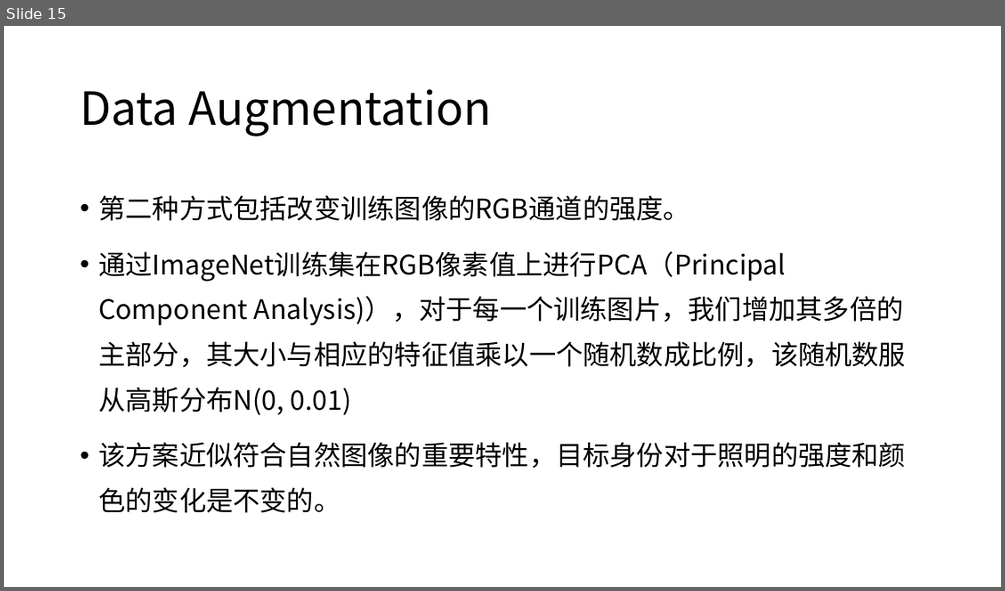
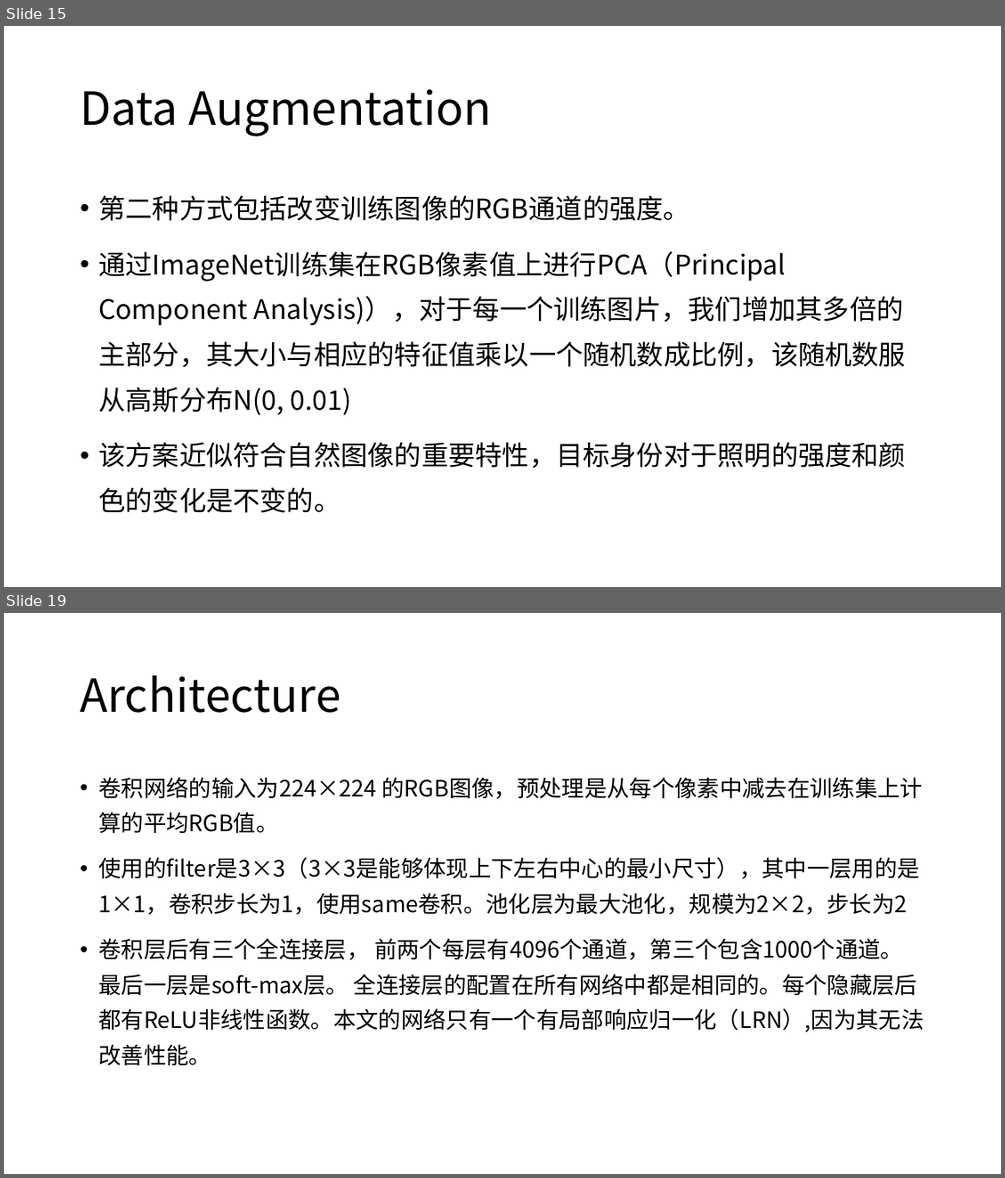
Before and after one commit to XianzhengWU/deeplearning_papernotes, a slide deck: 四篇论文笔记汇总.pptx. Shown one above the other, each under a label of ours: slide 15 before the commit, slides 15 and 19 after it; the slides between them are not shown. The pictures are 1005x591 and 1005x1178 pixels, drawn with LibreOffice and Linux fonts; fonts in the diff are those of the drawing. Boxes give left, top, right and bottom in pixels: in the first picture for what was removed or moved away, otherwise in the second. Text is boxed around its words. In the diff, an @@ line names an element or a change of style, - is before the commit and + after.

```diff
--- a/四篇论文笔记汇总.pptx
+++ b/四篇论文笔记汇总.pptx
@@ slide 19 added at (4,613,1001,1174), background #FFFFFF @@
@@ title added at (80,675,340,713), 44 pt, text #000000 @@
+Architecture
@@ text added at (98,777,923,1065), 21.7 pt, text #000000 @@
+• 卷积网络的输入为224×224 的RGB图像，预处理是从每个像素中减去在训练集上计算的平均RGB值。
+• 使用的filter是3×3（3×3是能够体现上下左右中心的最小尺寸），其中一层用的是1×1，卷积步长为1，使用same卷积。池化层为最大池化，规模为2×2，步长为2
+• 卷积层后有三个全连接层， 前两个每层有4096个通道，第三个包含1000个通道。 最后一层是soft-max层。 全连接层的配置在所有网络中都是相同的。每个隐藏层后都有ReLU非线性函数。本文的网络只有一个有局部响应归一化（LRN）,因为其无法改善性能。
```
Also in this commit, not shown: 13 other slides added, 5 slides removed, 6 other files.
